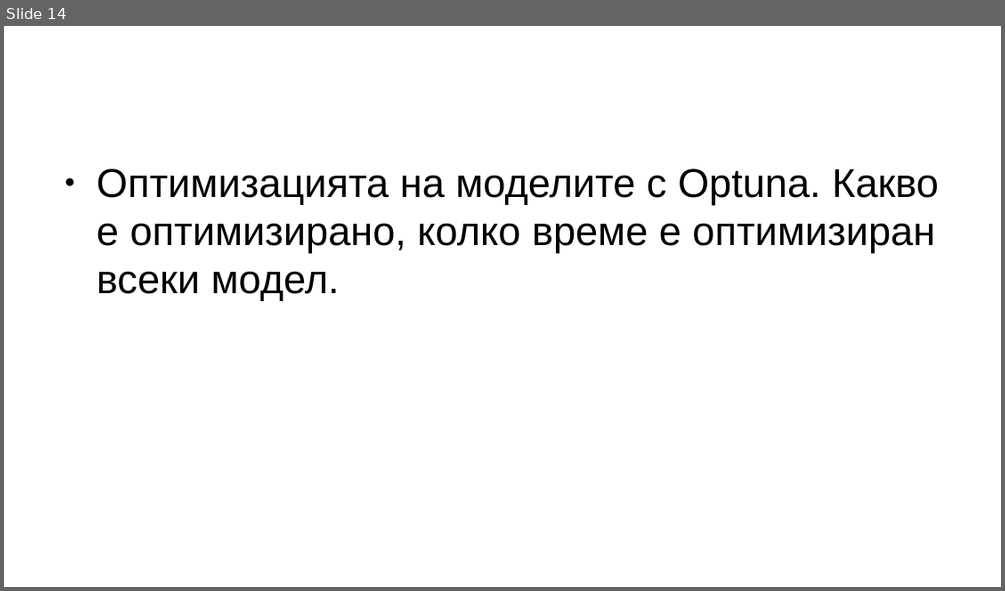
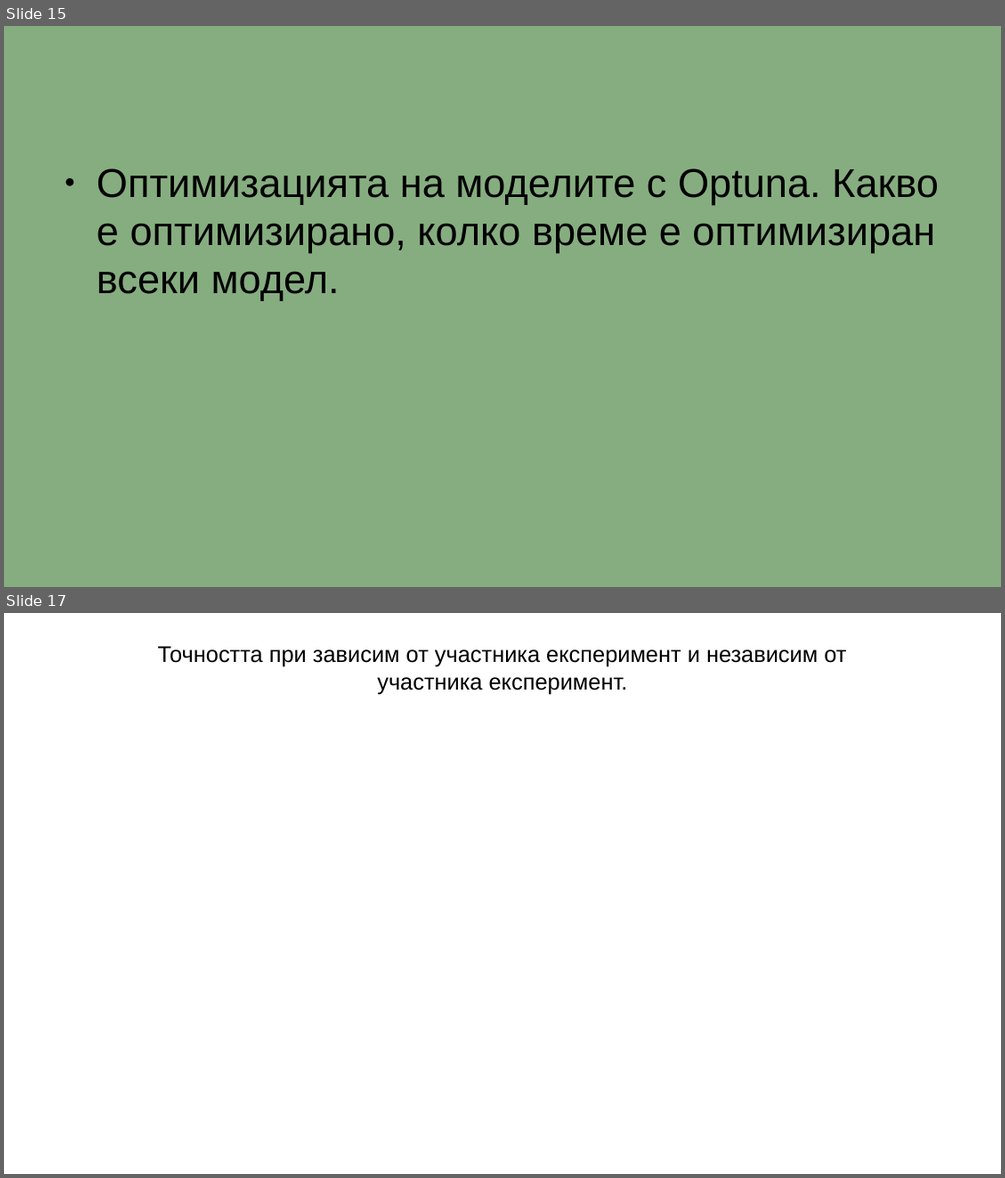
Before and after one commit to GeorgeChaparov/University-Theses, a slide deck: Presentation.odp. Shown one above the other, each under a label of ours: slide 14 before the commit, slides 15 and 17 after it; the slides between them are not shown. The pictures are 1005x591 and 1005x1178 pixels, drawn with LibreOffice and Linux fonts; fonts in the diff are those of the drawing; background and template pictures are left out. Boxes give left, top, right and bottom in pixels: in the first picture for what was removed or moved away, otherwise in the second. Text is boxed around its words. In the diff, an @@ line names an element or a change of style, - is before the commit and + after.

```diff
--- a/Presentation.odp
+++ b/Presentation.odp
@@ slide 17 added at (x1=4, y1=613, x2=1001, y2=1174), background picture (left out) @@
@@ text added at (x1=158, y1=646, x2=846, y2=694), 18 pt, text #000000 @@
+Точността при зависим от участника експеримент и независим от участника експеримент.
@@ what was slide 14 is now slide 15 @@
@@ slide 15 changed as well @@
@@ background #FFFFFF to #86AD80 @@
```
Also in this commit, not shown: 2 other slides changed, 18 other slides added, 12 slides removed, 3 other files.
